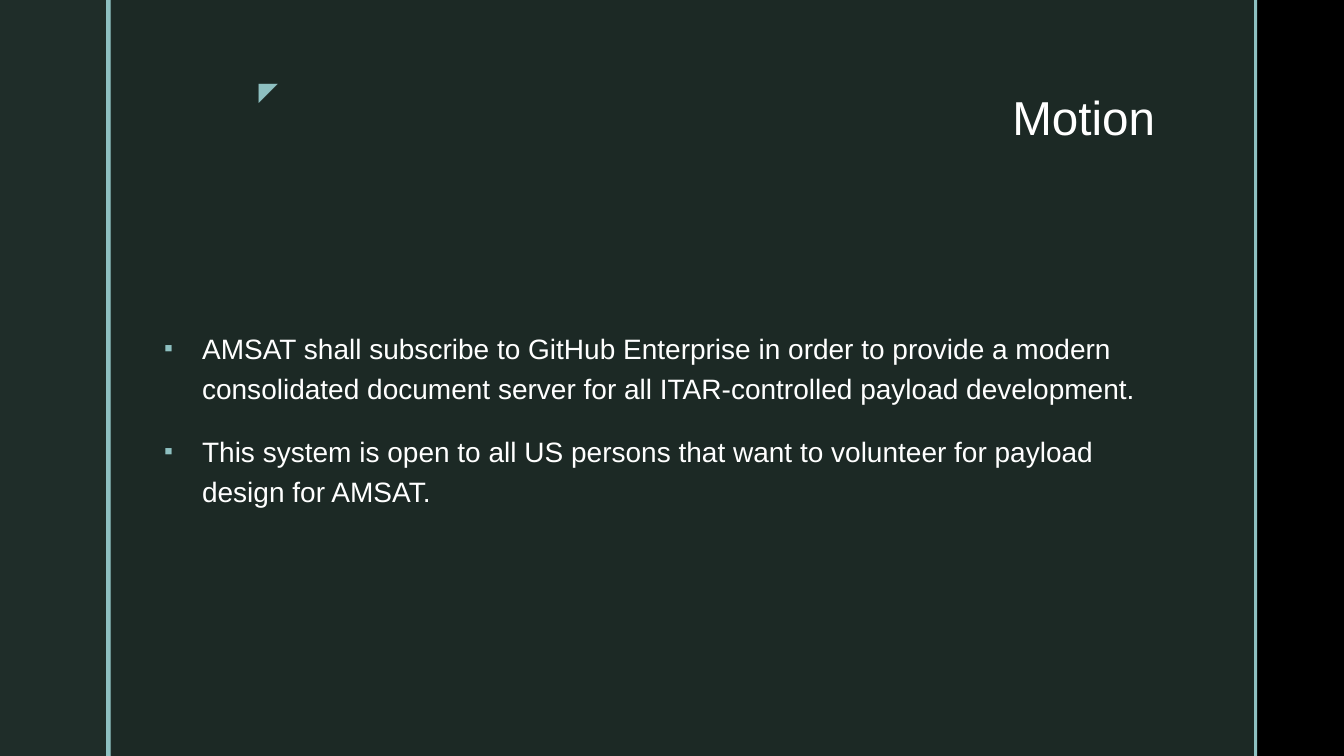
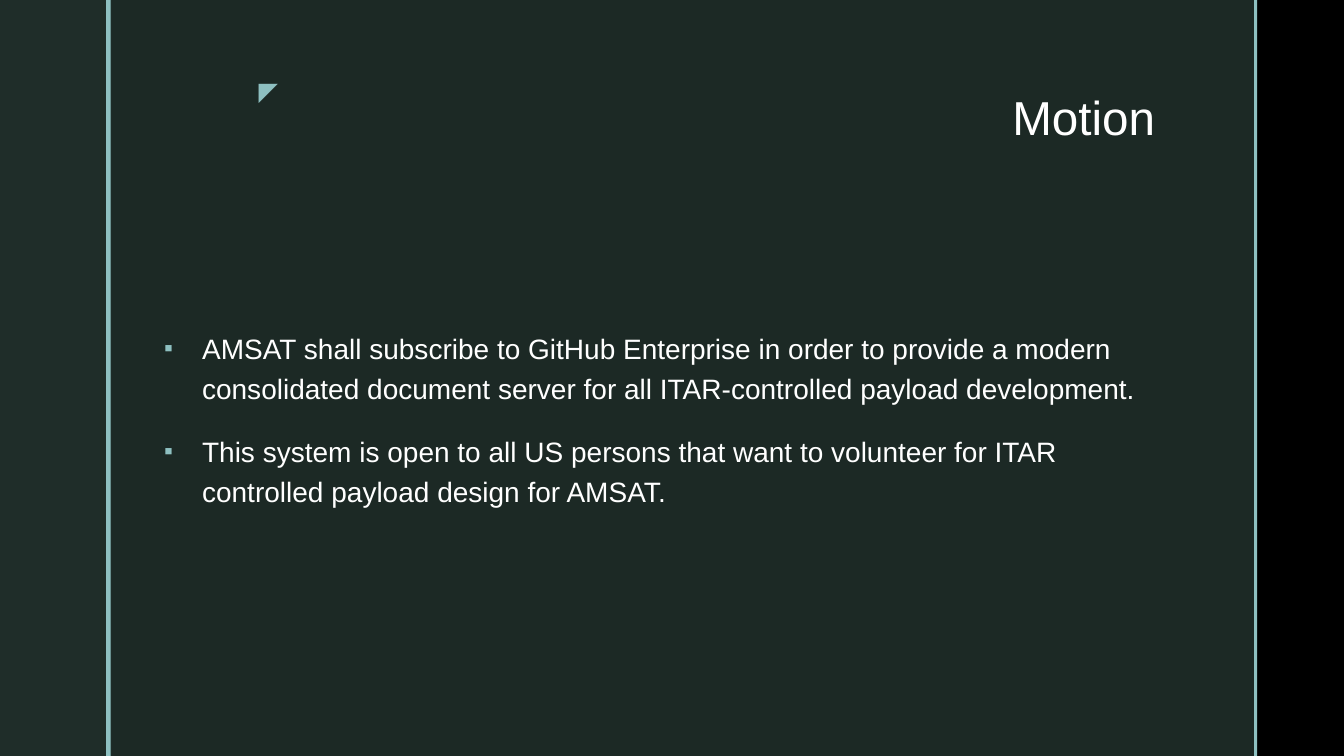
Before and after one commit to OpenResearchInstitute/documents, a slide deck: slide 13 of Papers_Articles_Presentations/Slide_Presentations/20171208_GitHubEnterpriseProposal.pptx. Drawn at 1344x756 pixels with LibreOffice and Linux fonts; fonts in the diff are those of the drawing; background and template pictures are left out. Boxes give left, top, right and bottom in pixels: in the first picture for what was removed or moved away, otherwise in the second. Text is boxed around its words. In the diff, an @@ line names an element or a change of style, - is before the commit and + after.

```diff
--- a/Papers_Articles_Presentations/Slide_Presentations/20171208_GitHubEnterpriseProposal.pptx
+++ b/Papers_Articles_Presentations/Slide_Presentations/20171208_GitHubEnterpriseProposal.pptx
@@ text at (202,441,1057,507): text changed @@
-▪ This system is open to all US persons that want to volunteer for payload design for AMSAT.
+▪ This system is open to all US persons that want to volunteer for ITAR controlled payload design for AMSAT.
```
Also in this commit, not shown: 3 other slides changed, 1 other file.
